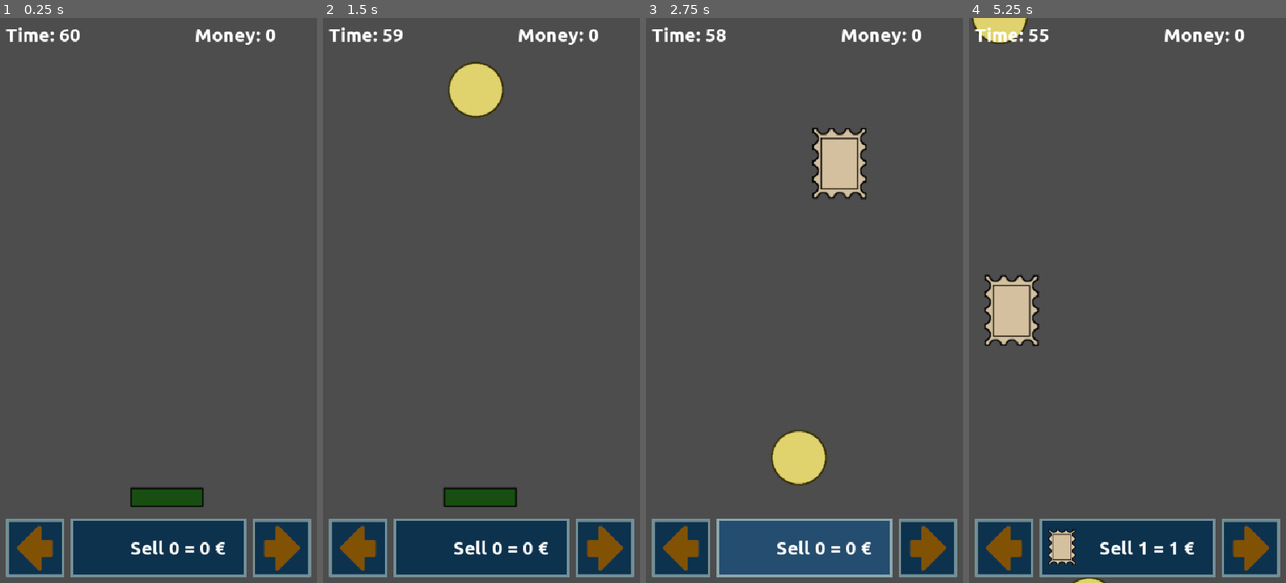
Above: before the commit, frames 1-4 (left to right).
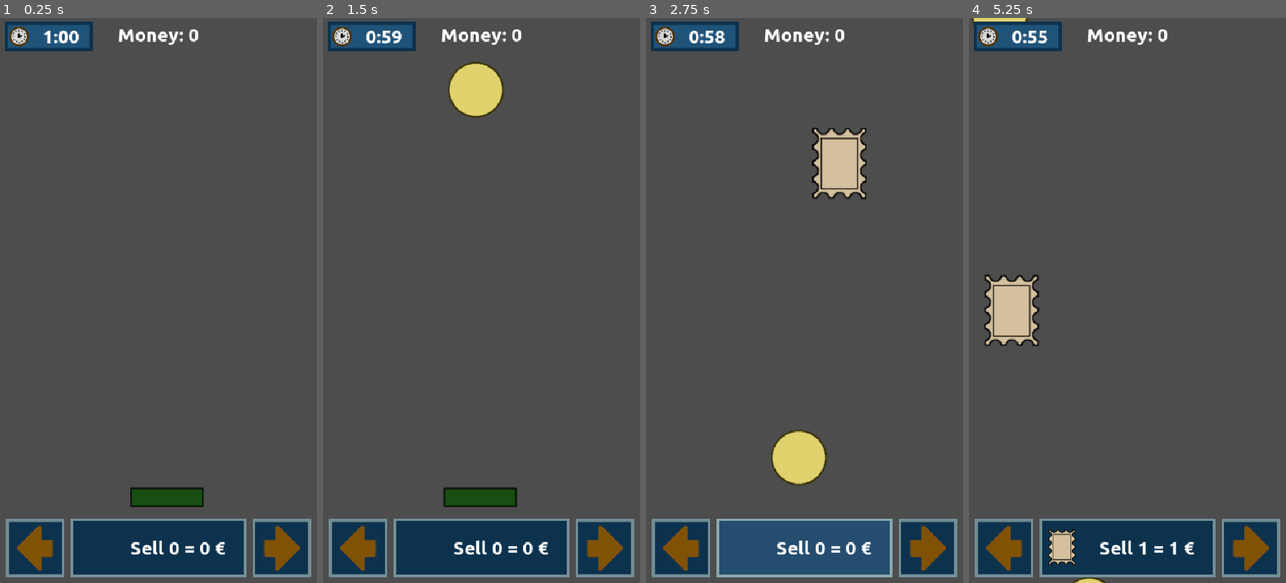
Above: after the commit, the same moments.

Repository: moisesjbc/la-kolektanto
Game: Godot game, scene res://gameplay/main/main.tscn
Two runs of this game, one before a commit and one after it. Both use one fixed random seed, a clock stepped at 60 frames per second and the inputs below.
Inputs (mouse positions are in pixels of both pictures, inside the frame that each line leads up to):
- Up to frame 1 (0.25 s): no input
- Up to frame 2 (1.5 s): click (357, 549) at 0.5 s; click "Sell 0 = 0 €" at 1.25 s
- Up to frame 3 (2.75 s): tap Enter at 2 s; hold Right (ui_right) from 2.03 s (still down); tap R at 2.1 s
- Up to frame 4 (5.25 s): release Right (ui_right) at 2.78 s; hold Left (ui_left) 2.78-3.53 s; tap R every 0.75 s from 2.85 to 5.1 s; hold Right (ui_right) 3.53-5.03 s; hold Left (ui_left) from 5.03 s (still down)

The runs differ from the first frame. In frame 1, 2.0% of the frame differs, in the area x 1-87%, y 0-6%; in frame 2, 2.0%; in frame 3, 2.0%; in frame 4, 2.1%.

Commit message:
Add timer sprite

Diff:
--- a/godot-project/gameplay/gui/gui.gd
+++ b/godot-project/gameplay/gui/gui.gd
@@ -16,7 +16,7 @@
 	$control/margin_container/top_container/score_label.text = "Money: " + str(score)
 
 func update_time_label(seconds_left: int) -> void:
-	$control/margin_container/top_container/time_label.text = "Time: " + str(seconds_left)
+	$control/time_label.text = str(seconds_left / 60) + ":%02d" % (seconds_left % 60)
 
 func _on_player_collectibles_updated(quantity: int, type: String, money: int) -> void:
 	update_sell_label(quantity, type, money)
--- a/godot-project/gameplay/gui/gui.tscn
+++ b/godot-project/gameplay/gui/gui.tscn
@@ -1,7 +1,8 @@
-[gd_scene load_steps=8 format=3 uid="uid://ch3xd2o070thq"]
+[gd_scene load_steps=9 format=3 uid="uid://ch3xd2o070thq"]
 
 [ext_resource type="Script" uid="uid://dy1rm575po04" path="res://gameplay/gui/gui.gd" id="1_6vp4t"]
 [ext_resource type="FontFile" uid="uid://cjqm33jfi3sjh" path="res://fonts/Ubuntu-B.ttf" id="1_fn8ka"]
+[ext_resource type="Texture2D" uid="uid://28ocvv7qtmhk" path="res://gameplay/gui/timer.png" id="2_nju0n"]
 [ext_resource type="Texture2D" uid="uid://ddmfnagu12hr1" path="res://gameplay/gui/right_button.png" id="3_5u0en"]
 [ext_resource type="Texture2D" uid="uid://duyywc2vojk0a" path="res://gameplay/collectible/coin.png" id="3_q6c58"]
 [ext_resource type="Texture2D" uid="uid://b85u1qccdjhl5" path="res://gameplay/collectible/stamp.png" id="4_t58tl"]
@@ -19,6 +20,22 @@
 grow_horizontal = 2
 grow_vertical = 2
 
+[node name="timer_sprite" type="Sprite2D" parent="control"]
+position = Vector2(83, 31)
+texture = ExtResource("2_nju0n")
+
+[node name="time_label" type="Label" parent="control"]
+layout_mode = 0
+offset_left = 55.0
+offset_top = 13.0
+offset_right = 153.0
+offset_bottom = 50.0
+size_flags_horizontal = 3
+theme_override_fonts/font = ExtResource("1_fn8ka")
+theme_override_font_sizes/font_size = 32
+text = "60"
+horizontal_alignment = 1
+
 [node name="margin_container" type="MarginContainer" parent="control"]
 layout_mode = 1
 anchors_preset = 15
@@ -34,13 +51,6 @@
 [node name="top_container" type="HBoxContainer" parent="control/margin_container"]
 layout_mode = 2
 size_flags_vertical = 0
-
-[node name="time_label" type="Label" parent="control/margin_container/top_container"]
-layout_mode = 2
-size_flags_horizontal = 3
-theme_override_fonts/font = ExtResource("1_fn8ka")
-theme_override_font_sizes/font_size = 32
-text = "Time: 60"
 
 [node name="score_label" type="Label" parent="control/margin_container/top_container"]
 layout_mode = 2
Binary file added: godot-project/gameplay/gui/timer.png
Not shown, added: godot-project/gameplay/gui/timer.png.import
Not shown, added: design/timer.xcf
